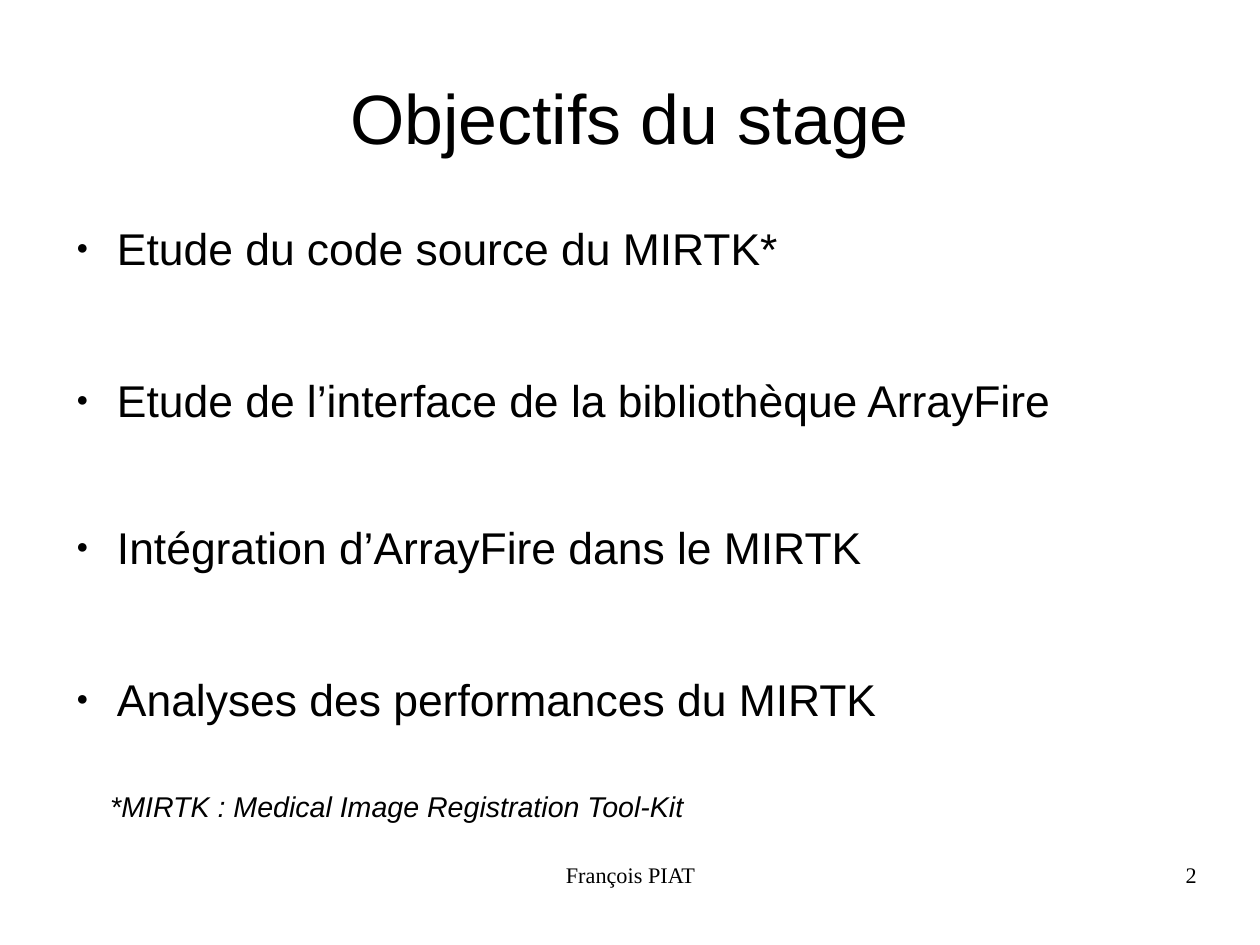
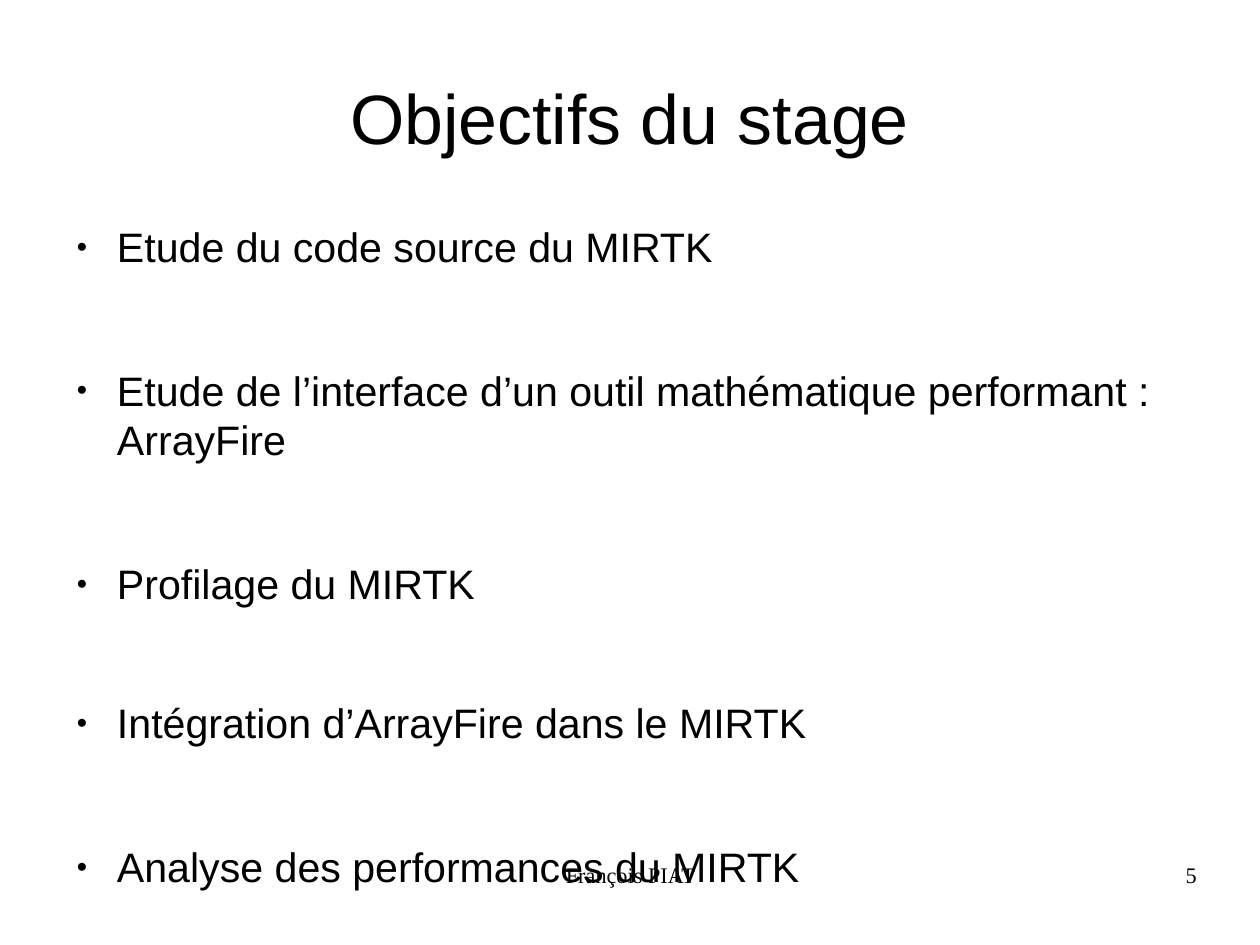
Before and after one commit to piatf/Report-2016-interniship-BioMedIA, a slide deck: slide 5 of presentation.odp (slide 2 before the commit). Drawn at 1260x945 pixels with LibreOffice and Linux fonts; fonts in the diff are those of the drawing. Boxes give left, top, right and bottom in pixels: in the first picture for what was removed or moved away, otherwise in the second. Text is boxed around its words. In the diff, an @@ line names an element or a change of style, - is before the commit and + after.

Commit message:
Adds some slides for gaussian blurring and transform-image

```diff
--- a/presentation.odp
+++ b/presentation.odp
@@ text at box(117, 232, 1127, 607): text changed; size 28 to 25.9 pt @@
-● Etude du code source du MIRTK*
-● Etude de l’interface de la bibliothèque ArrayFire
+● Etude du code source du MIRTK
+● Etude de l’interface d’un outil mathématique performant : ArrayFire
+● Profilage du MIRTK
@@ text at box(117, 707, 806, 746): size 28 to 25.9 pt in "Intégration d’ArrayFire dans le MIRTK" @@
@@ text removed at box(110, 796, 683, 822) @@
-*MIRTK : Medical Image Registration Tool-Kit
@@ text at box(117, 852, 799, 890): text changed; size 28 to 25.9 pt @@
-● Analyses des performances du MIRTK
+● Analyse des performances du MIRTK
@@ page number at box(1186, 868, 1197, 884): text changed @@
-2
+5
```
Also in this commit, not shown: 3 other slides changed, 13 slides added.
